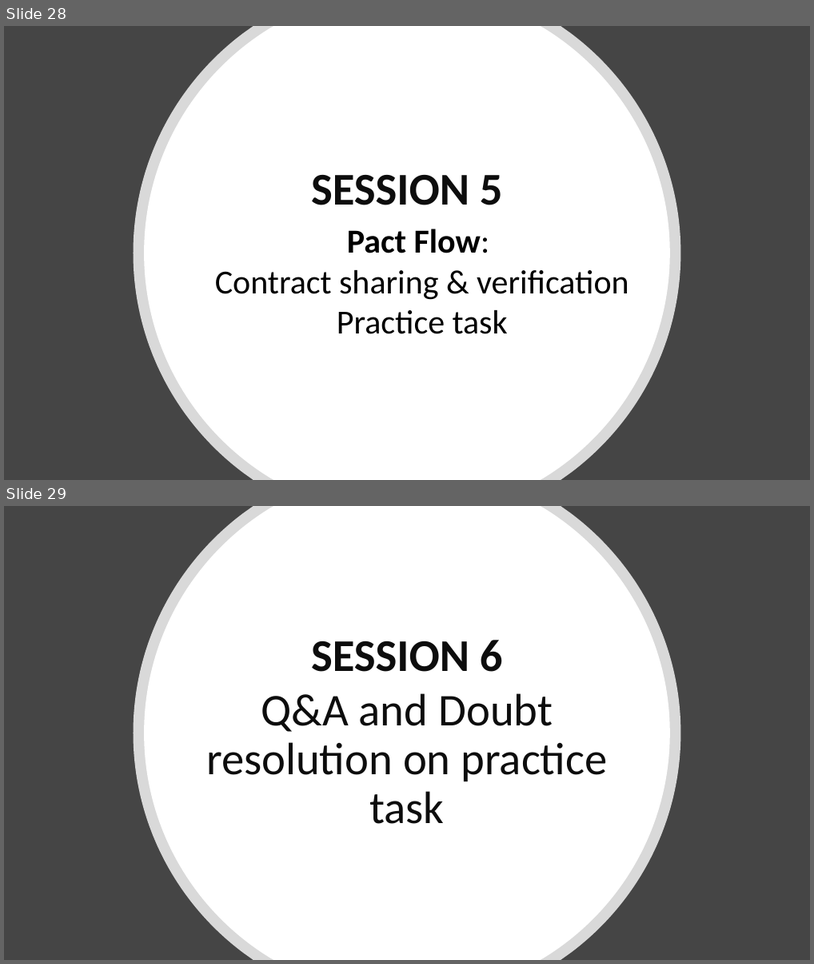
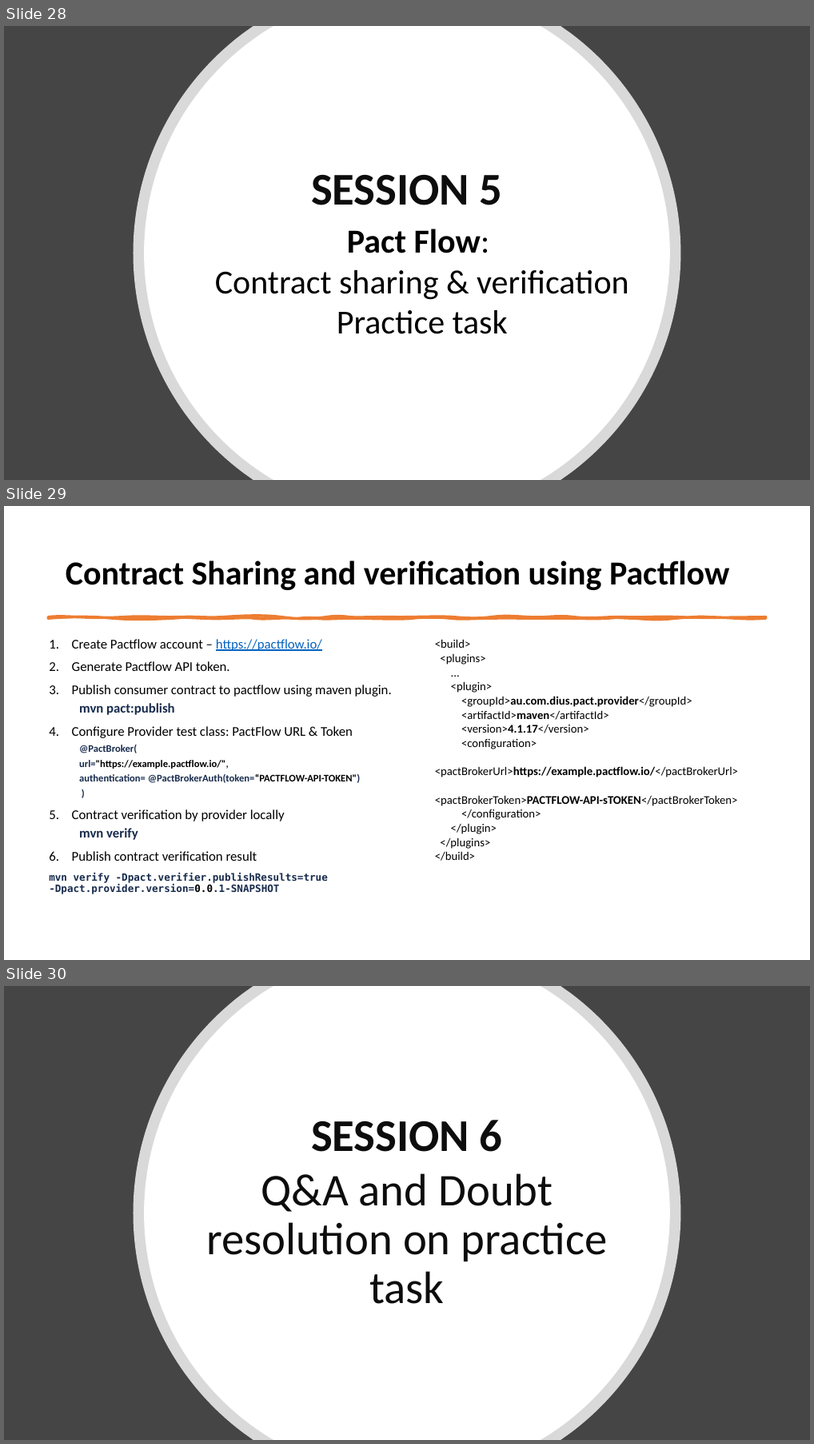
Before and after one commit to Kiranmoy/SpringBootRestService, a slide deck: setup-guide/Hands-on Pact.pptx. Shown one above the other, each under a label of ours: slides 28 and 29 before the commit, slides 28, 29 and 30 after it. The pictures are 814x964 and 814x1444 pixels, drawn with LibreOffice and Linux fonts; fonts in the diff are those of the drawing. Boxes give left, top, right and bottom in pixels: in the first picture for what was removed or moved away, otherwise in the second. Text is boxed around its words. In the diff, an @@ line names an element or a change of style, - is before the commit and + after.

Commit message:
PPT: added session 5 slides for contract sharing using pactflow

```diff
--- a/setup-guide/Hands-on Pact.pptx
+++ b/setup-guide/Hands-on Pact.pptx
@@ slide 29 added at <box>4,506,810,960</box>, background #FFFFFF @@
@@ title added at <box>66,560,730,590</box>, 40 pt, text #000000, bold @@
+Contract Sharing and verification using Pactflow
@@ freeform shape added at <box>48,616,766,618</box>, fill #ED7D31, outline #ED7D31 3.25 pt @@
@@ text added at <box>49,639,392,894</box>, 16 pt, text #000000 @@
+1. Create Pactflow account – https://pactflow.io/
+2. Generate Pactflow API token.
+3. Publish consumer contract to pactflow using maven plugin.
+  mvn pact:publish
+4. Configure Provider test class: PactFlow URL & Token
+  @PactBroker(
+  url="https://example.pactflow.io/",
+  authentication= @PactBrokerAuth(token=“PACTFLOW-API-TOKEN")
+  )
+5. Contract verification by provider locally
+  mvn verify
+6. Publish contract verification result
+mvn verify -Dpact.verifier.publishResults=true -Dpact.provider.version=0.0.1-SNAPSHOT
@@ text added at <box>435,639,738,848</box>, 14 pt, text #000000 @@
+  <build>
+  <plugins>
+  ...
+  <plugin>
+  <groupId>au.com.dius.pact.provider</groupId>
+  <artifactId>maven</artifactId>
+  <version>4.1.17</version>
+  <configuration>
+  <pactBrokerUrl>https://example.pactflow.io/</pactBrokerUrl>
+  <pactBrokerToken>PACTFLOW-API-sTOKEN</pactBrokerToken>
+  </configuration>
+  </plugin>
+  </plugins>
+  </build>
@@ what was slide 29 is now slide 30 @@
```
